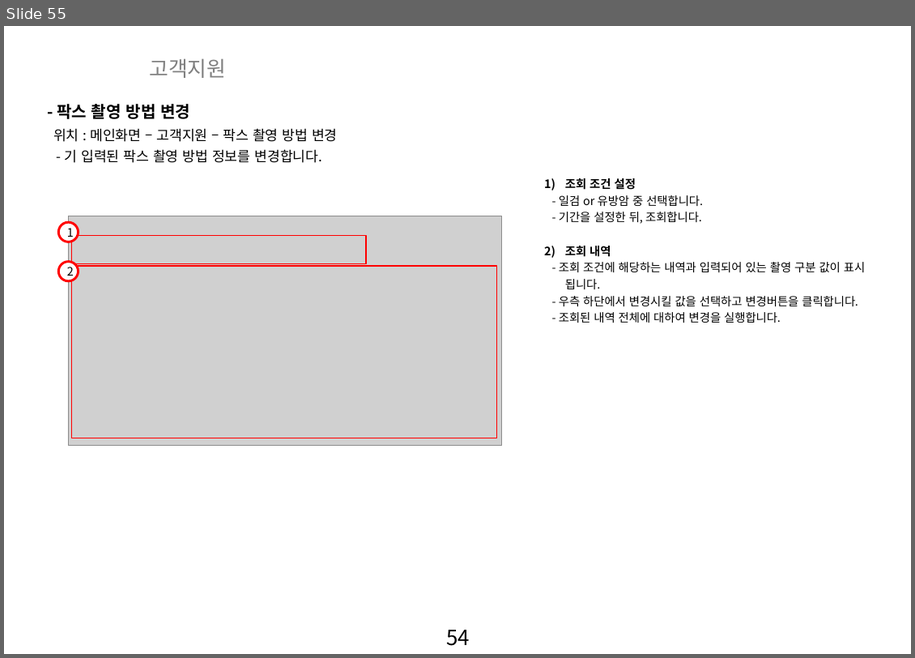
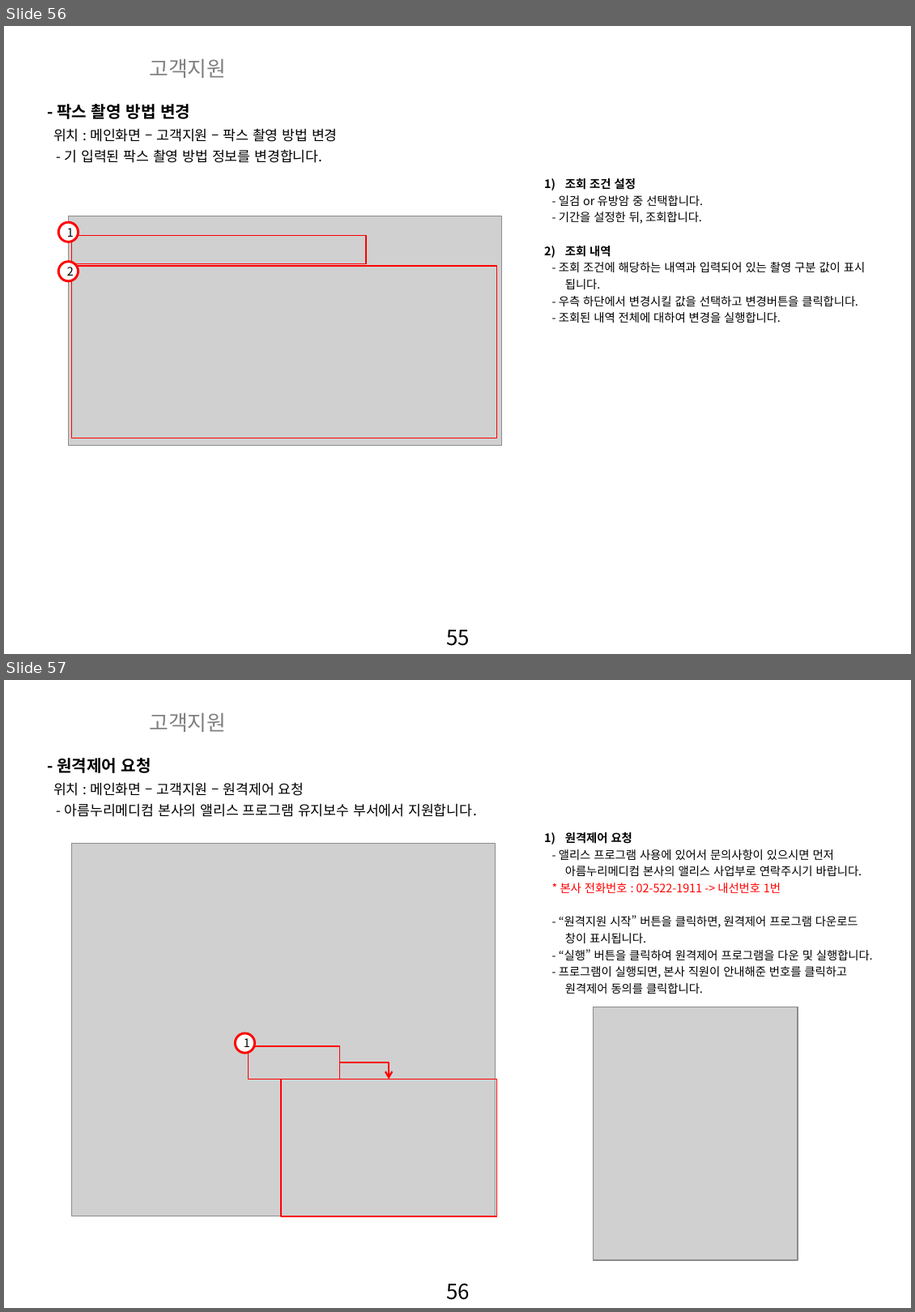
Before and after one commit to zooxop/ailiss_manual, a slide deck: manual/앨리스_매뉴얼_작업중.pptx. Shown one above the other, each under a label of ours: slide 55 before the commit, slides 56 and 57 after it. The pictures are 915x658 and 915x1312 pixels, drawn with LibreOffice and Linux fonts; fonts in the diff are those of the drawing; grey boxes stand for pictures; background and template pictures are left out. Boxes give left, top, right and bottom in pixels: in the first picture for what was removed or moved away, otherwise in the second. Text is boxed around its words. In the diff, an @@ line names an element or a change of style, - is before the commit and + after.

```diff
--- a/manual/앨리스_매뉴얼_작업중.pptx
+++ b/manual/앨리스_매뉴얼_작업중.pptx
@@ slide 57 added at bbox=[4, 680, 911, 1308], background picture (left out); not listed: 1 template element that a slide beside it also shows @@
@@ text added at bbox=[149, 712, 226, 732], 18 pt, text #808080 @@
+고객지원
@@ text added at bbox=[57, 758, 151, 773], 14 pt, text #000000, bold @@
+- 원격제어 요청
@@ text added at bbox=[53, 782, 305, 796], 12 pt, text #000000 @@
+위치 : 메인화면 – 고객지원 – 원격제어 요청
@@ text added at bbox=[65, 803, 477, 817], 12 pt, text #000000 @@
+- 아름누리메디컴 본사의 앨리스 프로그램 유지보수 부서에서 지원합니다.
@@ picture added at bbox=[72, 844, 496, 1216] @@
@@ text added at bbox=[559, 832, 873, 993], 10 pt, text #000000 @@
+1) 원격제어 요청
+- 앨리스 프로그램 사용에 있어서 문의사항이 있으시면 먼저
+아름누리메디컴 본사의 앨리스 사업부로 연락주시기 바랍니다.
+* 본사 전화번호 : 02-522-1911 -> 내선번호 1번
+- “원격지원 시작” 버튼을 클릭하면, 원격제어 프로그램 다운로드
+창이 표시됩니다.
+- “실행” 버튼을 클릭하여 원격제어 프로그램을 다운 및 실행합니다.
+- 프로그램이 실행되면, 본사 직원이 안내해준 번호를 클릭하고
+원격제어 동의를 클릭합니다.
@@ picture added at bbox=[593, 1007, 798, 1261] @@
@@ ellipse added at bbox=[235, 1033, 254, 1053], fill #FFFFFF, outline #FF0000 2 pt, 10 pt, text #000000 @@
+1
@@ rectangle added at bbox=[249, 1047, 340, 1079], outline #FF0000 1 pt @@
@@ elbow arrow added from (340, 1063) to (390, 1079), #FF0000 1.5 pt @@
@@ rectangle added at bbox=[281, 1079, 497, 1217], outline #FF0000 1 pt @@
@@ what was slide 55 is now slide 56 @@
@@ page number at bbox=[446, 629, 470, 646]: text changed @@
-54
+55
```
Also in this commit, not shown: 1 slide changed, 1 other slide added, 1 other file.
